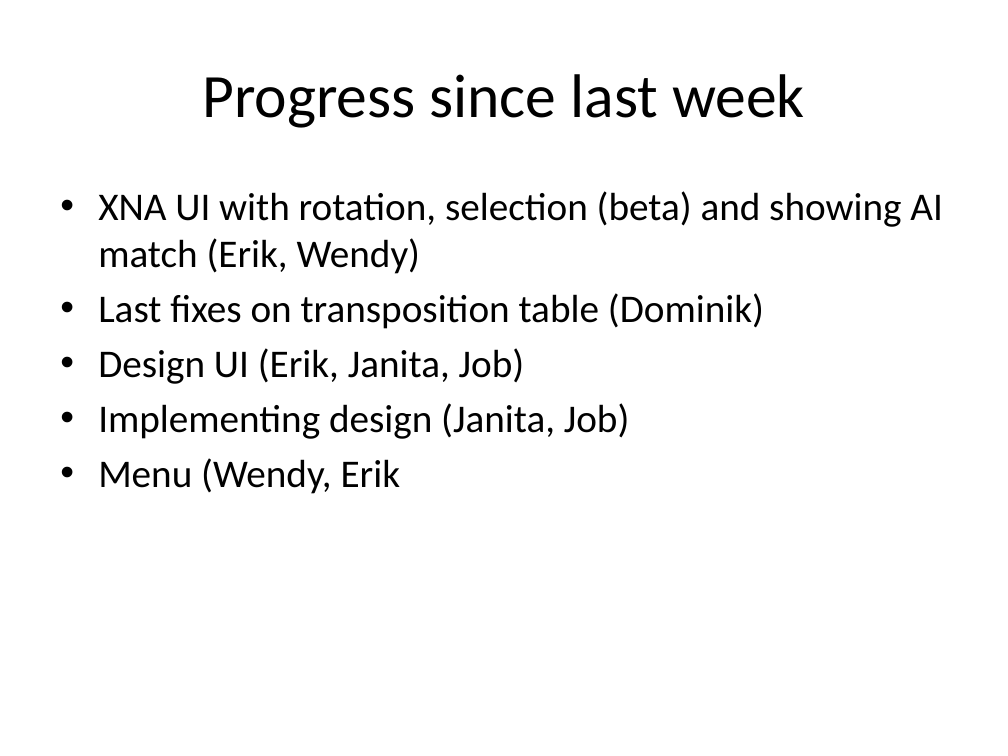
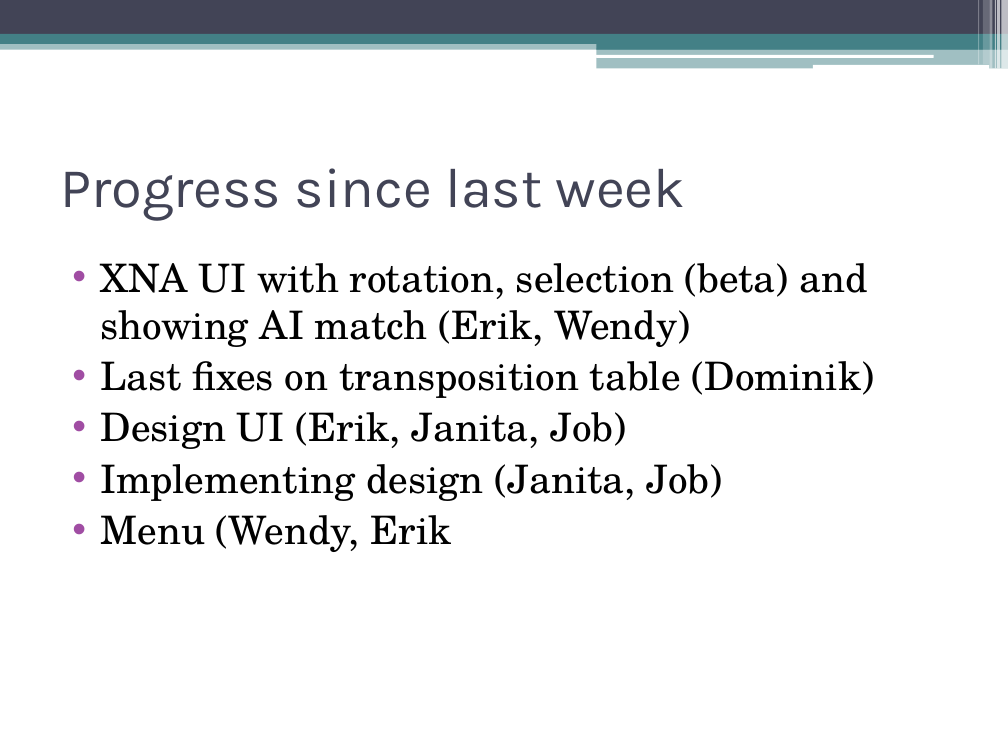
Before and after one commit to IAmWaseem/windespacman, a slide deck: slide 2 of Group 3 – Karo Progress.pptx. Drawn at 1008x756 pixels with LibreOffice and Linux fonts; fonts in the diff are those of the drawing. Boxes give left, top, right and bottom in pixels: in the first picture for what was removed or moved away, otherwise in the second. Text is boxed around its words. In the diff, an @@ line names an element or a change of style, - is before the commit and + after.

```diff
--- a/Group 3 – Karo Progress.pptx
+++ b/Group 3 – Karo Progress.pptx
@@ rectangle added at <box>0,0,1008,34</box>, fill #424456 @@
@@ rectangle added at <box>978,0,979,65</box>, fill #FFFFFF at 30% opacity @@
@@ rectangle added at <box>983,0,989,65</box>, fill #FFFFFF at 20% opacity @@
@@ rectangle added at <box>990,0,993,69</box>, fill #FFFFFF at 40% opacity @@
@@ rectangle added at <box>995,0,996,69</box>, fill #FFFFFF at 60% opacity @@
@@ rectangle added at <box>997,0,1000,69</box>, fill #FFFFFF at 65% opacity @@
@@ rectangle added at <box>1002,0,1008,69</box>, fill #FFFFFF at 65% opacity @@
@@ rectangle added at <box>0,40,1008,49</box>, fill #438086 at 50% opacity @@
@@ rectangle added at <box>0,34,1008,44</box>, fill #438086 @@
@@ rounded rectangle added at <box>596,54,933,57</box>, fill #FFFFFF @@
@@ rectangle added at <box>597,39,1008,49</box>, fill #438086 @@
@@ rectangle added at <box>597,48,1008,69</box>, fill #438086 at 50% opacity @@
@@ rounded rectangle added at <box>812,65,989,69</box>, fill #FFFFFF @@
@@ title "Progress since last week": place and size @@
-title "Progress since last week" at <box>202,74,805,128</box>
+title "Progress since last week" at <box>60,168,686,220</box>
@@ title "Progress since last week" at <box>60,168,686,220</box>: size 44 to 40 pt, font Calibri to Karla, text colour #000000 to #424456; alignment centre to left @@
@@ text "XNA UI with rotation, selection ...": place and size @@
-text "XNA UI with rotation, selection ..." at <box>98,191,942,494</box>
+text "XNA UI with rotation, selection ..." at <box>101,263,875,552</box>
@@ text "XNA UI with rotation, selection ..." at <box>101,263,875,552</box>: font Calibri to TeX Gyre Schola; indent changed; less space between paragraphs @@
```
Also in this commit, not shown: 3 other slides changed, 1 slide added, 1 slide removed.
